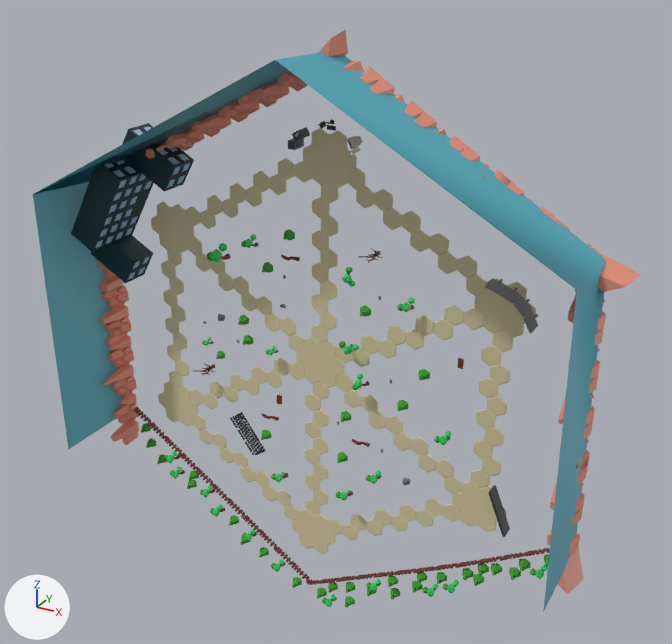
The glTF model src/3D/Threejs/Models/Map/MainMap.glb, before and after one commit.
Rendered twice from a 50 mm camera at (102.0, -177.6, 103.2) aimed at (6.3, -3.7, 16.3). Every picture has the same lights, and +X, +Y and +Z are marked at lower left. Where no turn or scale is listed for an object, it has been applied to the vertices.
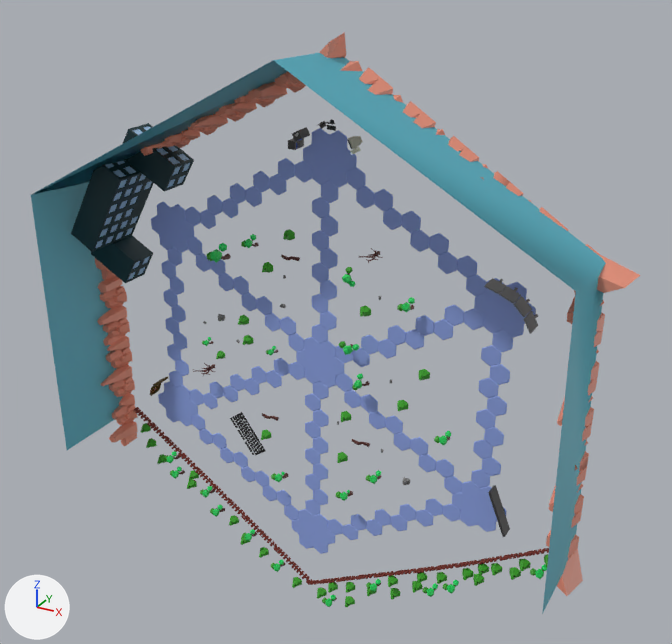
The change, as a diff of the scene's bpy script:
```diff
--- a/src/3D/Threejs/Models/Map/MainMap.glb.py
+++ b/src/3D/Threejs/Models/Map/MainMap.glb.py
@@ mat_material_017 @@
 mat_material_017 = principled_material('Material.017')
-mat_material_017.base_color = (0.672, 0.597, 0.356)  # beige #d6cba1
+mat_material_017.base_color = (0.273, 0.37, 0.774)  # blue #8fa4e4
@@ mat_material_003 @@
+mat_material_003 = principled_material('Material.003')
+mat_material_003.base_color = (0.0985, 0.06, 0.00546)  # brown #584511
@@ me_cube_005 @@
+me_cube_005.from_pydata(...)  # 64 vertices, 96 faces; spans x -1.0..1.0, y -1.0..1.0, z -91.0..31.0
+me_cube_005.materials.append(mat_material_003)  # brown #584511
@@ ob_plane_001 @@
 ob_plane_001 = bpy.data.objects.new('Plane.001', me_plane_001)
-ob_plane_001.location = (33.8, -11.8, 60.5)
+ob_plane_001.location = (33.8, -12.4, 60.5)
@@ ob_circle_032 @@
 ob_circle_032 = bpy.data.objects.new('Circle.032', me_circle_016)
-ob_circle_032.location = (-62.7, -2.3, -7.8)
+ob_circle_032.location = (-62.7, -2.9, -7.8)
 ob_circle_032.rotation_euler = (1.571, -1.02, 0.0)  # degrees (90, -58, 0)
@@ ob_circle_001 @@
 ob_circle_001 = bpy.data.objects.new('Circle.001', me_circle_016)
-ob_circle_001.location = (-19.8, -2.3, 62.6)
-ob_circle_001.rotation_euler = (1.571, 0.0561, 0.0)  # degrees (90, 3.2, 0)
+ob_circle_001.location = (-20.1, -3.2, 62.9)
+ob_circle_001.rotation_euler = (1.571, 0.0855, 0.0)  # degrees (90, 4.9, 0)
 ob_circle_001.scale = (1.86, 1.86, 1.86)
@@ ob_circle_014 @@
 ob_circle_014 = bpy.data.objects.new('Circle.014', me_circle_016)
-ob_circle_014.location = (35.4, -2.8, 55.6)
+ob_circle_014.location = (35.4, -3.4, 55.6)
 ob_circle_014.rotation_euler = (1.571, 1.05, 0.0)  # degrees (90, 60, 0)
@@ ob_circle_015 @@
 ob_circle_015 = bpy.data.objects.new('Circle.015', me_circle_016)
-ob_circle_015.location = (63.1, -3.8, 2.5)
+ob_circle_015.location = (63.1, -4.4, 2.5)
 ob_circle_015.rotation_euler = (1.574, 2.159, -0.00173)  # degrees (90, 124, -0.1)
@@ ob_cube_021 @@
+ob_cube_021 = bpy.data.objects.new('Cube.021', me_cube_005)
+ob_cube_021.location = (-51.7, -0.7, -16.9)
+ob_cube_021.rotation_euler = (-1.571, 0.355, 0.0)  # degrees (-90, 20, 0)
+ob_cube_021.scale = (0.296, 1.44, 0.0288)
@@ ob_cube_020 @@
+ob_cube_020 = bpy.data.objects.new('Cube.020', me_cube_005)
+ob_cube_020.location = (-49.6, -0.7, -14.1)
+ob_cube_020.rotation_euler = (-1.571, 1.002, 0.0)  # degrees (-90, 57, 0)
+ob_cube_020.scale = (0.296, 1.44, 0.0288)
```

What differs and where, as boxes (x1, y1, x2, y2) in the pictures (672 x 644 px):
'Plane.001', moved: before (33, 52, 606, 612); after (31, 53, 606, 614)
'Circle.032', moved: before (97, 260, 138, 445); after (95, 258, 138, 446)
'Circle.001', moved, turned: before (145, 29, 348, 159); after (141, 32, 346, 156)
'пол.009', recoloured: (347, 167, 486, 296) in both
'Circle.014', moved: before (342, 61, 641, 292); after (340, 61, 640, 293)
'пол.010', recoloured (beige to blue): (471, 331, 513, 488) in both
'пол.004', recoloured (beige to blue): (336, 305, 484, 367) in both
'пол.005', recoloured: (312, 181, 338, 343) in both
'пол.003', recoloured: (185, 158, 312, 229) in both
'Circle.015', moved: before (547, 289, 606, 594); after (546, 290, 605, 596)
'пол.001', recoloured (beige to blue): (336, 373, 462, 494) in both
'пол.006', recoloured: (187, 237, 304, 352) in both
'Plane.004', recoloured: (303, 128, 357, 187) in both
'пол.011', recoloured (beige to blue): (328, 499, 461, 540) in both
'пол.002', recoloured (beige to blue): (305, 381, 329, 515) in both
'пол.007', recoloured (beige to blue): (190, 358, 305, 409) in both
'пол.008', recoloured: (161, 247, 189, 387) in both
'Plane.005', recoloured: (474, 278, 536, 338) in both
'пол.012', recoloured (beige to blue): (192, 414, 299, 520) in both
'Plane', recoloured (beige to blue): (296, 337, 344, 388) in both
'Plane.006', recoloured (beige to blue): (452, 481, 507, 532) in both
'Plane.003', recoloured: (151, 202, 194, 253) in both
'Plane.007', recoloured (beige to blue): (292, 509, 335, 554) in both
'Plane.002', recoloured (beige to blue): (158, 381, 198, 426) in both
'Cube.021', added: after (150, 383, 161, 396)
'Cube.020', added: after (153, 377, 168, 386)
